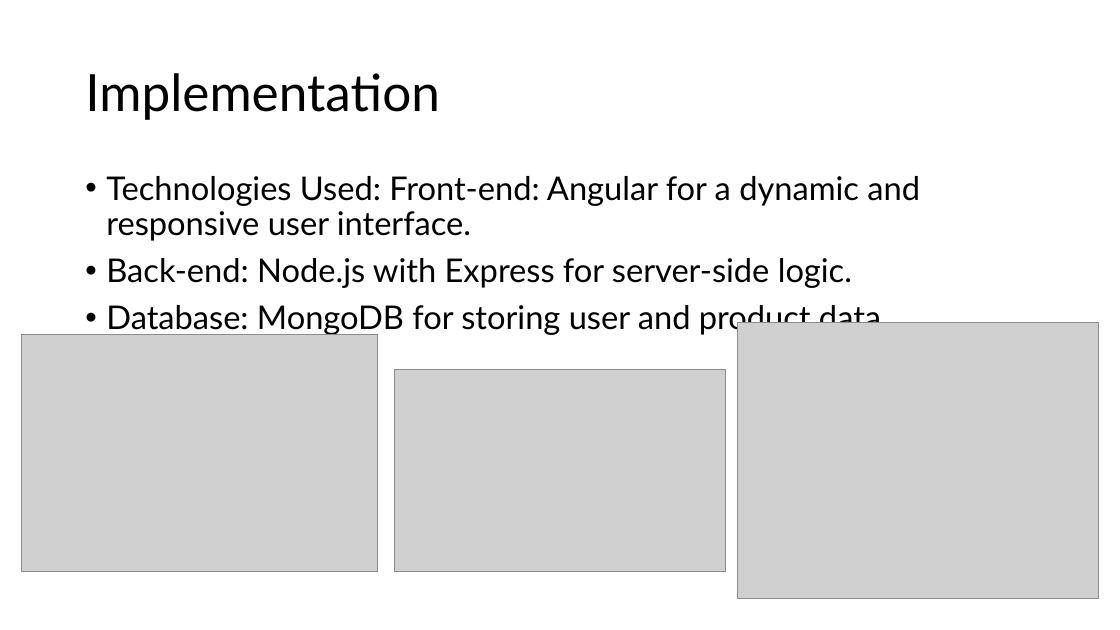
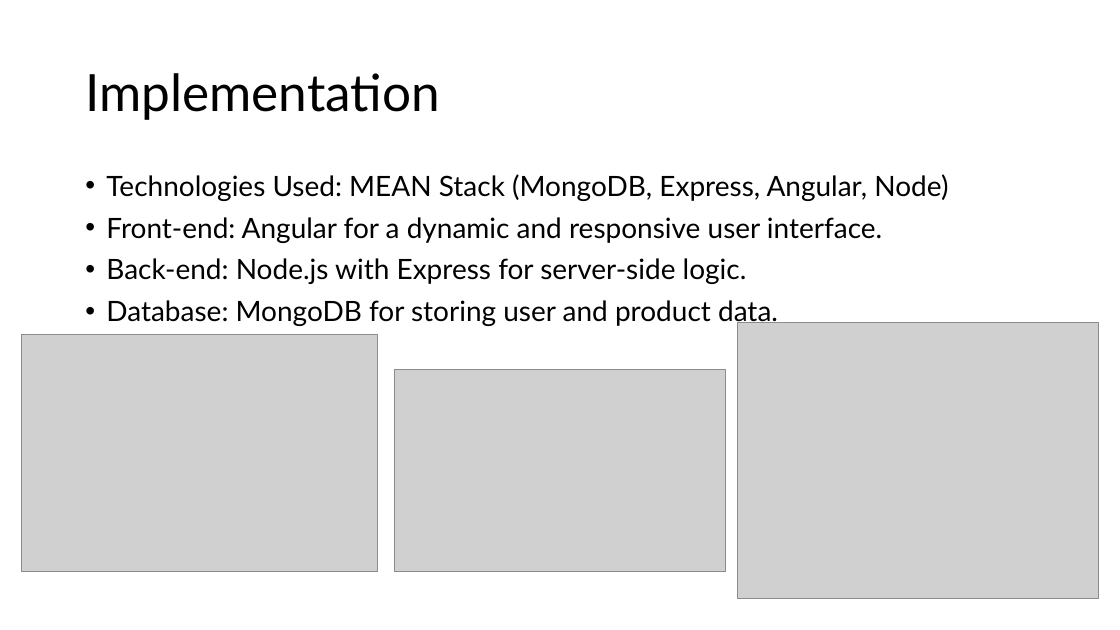
Before and after one commit to stecadri/drexel-marketplace, a slide deck: slide 4 of Drexel Marketplace.pptx. Drawn at 1120x630 pixels with LibreOffice and Linux fonts; fonts in the diff are those of the drawing; grey boxes stand for pictures. Boxes give left, top, right and bottom in pixels: in the first picture for what was removed or moved away, otherwise in the second. Text is boxed around its words. In the diff, an @@ line names an element or a change of style, - is before the commit and + after.

Commit message:
Update powerpoint
Update powerpoint

```diff
--- a/Drexel Marketplace.pptx
+++ b/Drexel Marketplace.pptx
@@ text at [106,174,948,243]: text changed; size 28 to 24 pt @@
-• Technologies Used: Front-end: Angular for a dynamic and responsive user interface.
+• Technologies Used: MEAN Stack (MongoDB, Express, Angular, Node)
+• Front-end: Angular for a dynamic and responsive user interface.
@@ text at [106,258,778,327]: size 28 to 24 pt in "Back-end: Node.js with Express for server-side logic.", "Database: MongoDB for storing user and product ..." @@
```
